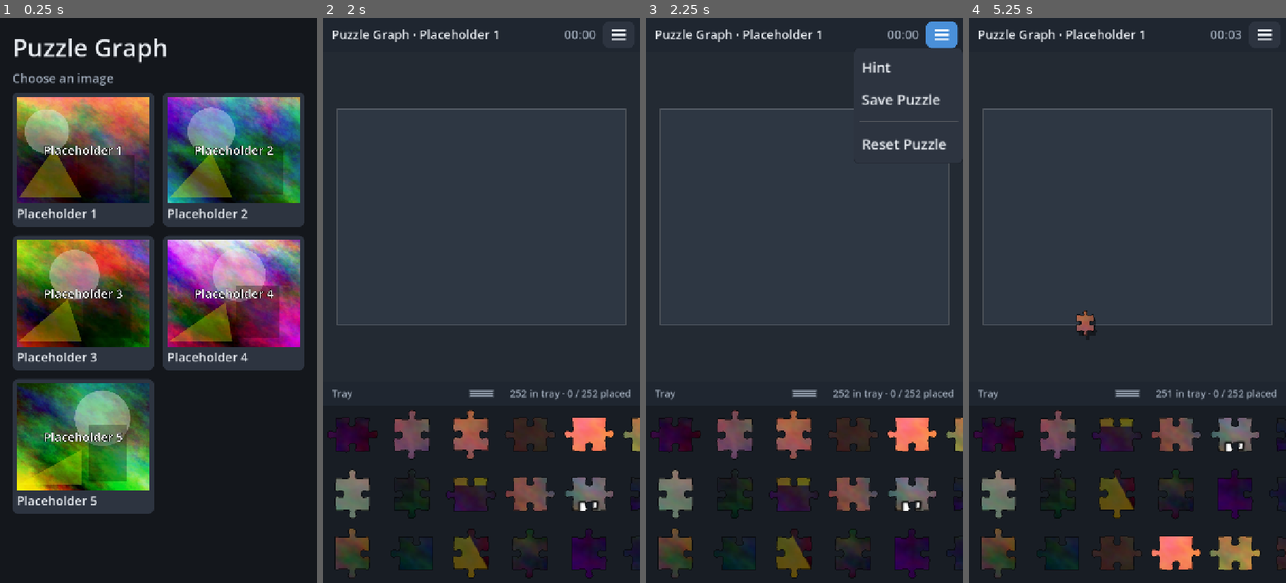
Above: before the commit, frames 1-4 (left to right).
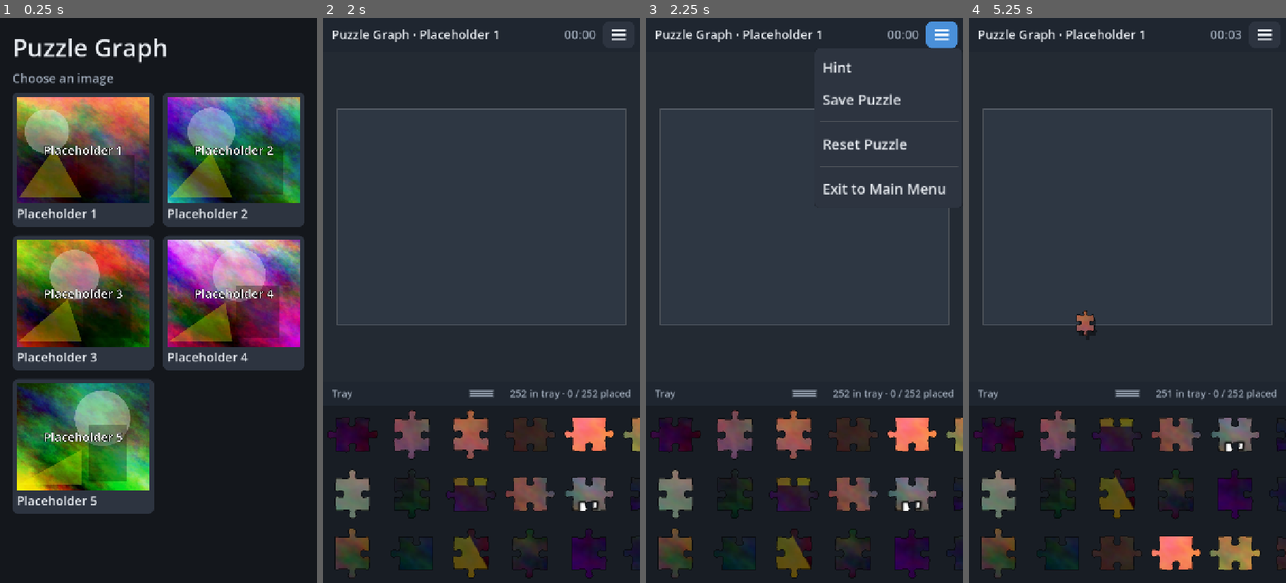
Above: after the commit, the same moments.

Repository: Malverma/PuzzleGraph
Game: Godot game, scene res://scenes/home.tscn
The game is run twice, just before and just after one commit, with the same random seed, the same clock (stepped at 60 frames per second) and the same inputs.
Inputs (mouse positions are in pixels of both pictures, inside the frame that each line leads up to):
- Up to frame 1 (0.25 s): no input
- Up to frame 2 (2 s): click (405, 159) at 0.52 s; click "Start" at 1.25 s
- Up to frame 3 (2.25 s): click (940, 34) at 2.02 s
- Up to frame 4 (5.25 s): tap Enter at 2.75, 4.25 s; move the mouse to (1197, 272) at 2.77 s; click (1197, 272) at 2.92 s; tap Space at 3.5, 5 s; drag from (1064, 328) to (1111, 413) at 3.52 s; move the mouse to (1159, 176) at 4.27 s; click (1159, 176) at 4.42 s; drag from (1111, 413) to (1032, 215) at 5.02 s

Frames 1-2 are identical in both runs. In frame 3, 1.6% of the frame differs, in the area x 53-99%, y 7-34%; in frame 4, nothing differs.

Commit message:
Add Exit to Main Menu with unsaved-progress prompt
The play menu gets an "Exit to Main Menu" item. If anything changed since
the last save (manual or auto), a dialog asks before leaving, offering
Save & Leave, Leave and Cancel; otherwise it exits straight away.

Co-Authored-By: Claude Opus 5.5 <noreply@anthropic.com>

Diff:
--- a/scripts/play/play.gd
+++ b/scripts/play/play.gd
@@ -7,7 +7,7 @@
 const DragOverlay := preload("res://scripts/play/drag_overlay.gd")
 
 enum Mode { NONE, PIECE_DRAG, PAN, PINCH, TRAY_PENDING, TRAY_SCROLL, DIVIDER, MINIMAP }
-enum MenuItem { HINT, SAVE, RESET }
+enum MenuItem { HINT, SAVE, RESET, EXIT }
 
 const TOP_BAR_H := 76.0
 const DIVIDER_H := 52.0
@@ -33,6 +33,8 @@
 var paused := false
 var completed := false
 var menu_open := false
+## True when the puzzle has changed since the last successful save.
+var unsaved := false
 
 var board: Board
 var tray: Tray
@@ -77,6 +79,7 @@
 var _loading: Control
 var _progress: ProgressBar
 var _reset_dialog: ConfirmationDialog
+var _exit_dialog: ConfirmationDialog
 var _sound: AudioStreamPlayer
 
 
@@ -187,12 +190,28 @@
 		_leave()
 
 
-func _leave() -> void:
+func _leave(save := true) -> void:
 	_finish_drag()
-	if running:
+	if running and save:
 		save_game(false)
 	running = false
 	Game.go(Game.SCENE_HOME)
+
+
+## Menu "Exit to Main Menu": leaves directly when everything is saved,
+## otherwise asks first.
+func _request_exit() -> void:
+	_finish_drag()
+	if unsaved:
+		_exit_dialog.popup_centered(Vector2i(600, 0))
+	else:
+		_leave(false)
+
+
+func _on_exit_action(action: StringName) -> void:
+	if action == &"save":
+		_exit_dialog.hide()
+		_leave(true)
 
 
 # --- UI construction ----------------------------------------------------------
@@ -252,6 +271,8 @@
 	popup.add_item("Save Puzzle", MenuItem.SAVE)
 	popup.add_separator()
 	popup.add_item("Reset Puzzle", MenuItem.RESET)
+	popup.add_separator()
+	popup.add_item("Exit to Main Menu", MenuItem.EXIT)
 	popup.id_pressed.connect(_on_menu)
 	popup.about_to_popup.connect(func() -> void: menu_open = true)
 	popup.popup_hide.connect(func() -> void: menu_open = false)
@@ -313,6 +334,16 @@
 	_reset_dialog.confirmed.connect(_do_reset)
 	add_child(_reset_dialog)
 
+	_exit_dialog = ConfirmationDialog.new()
+	_exit_dialog.title = "Leave Puzzle"
+	_exit_dialog.dialog_text = "Your latest progress isn't saved. Are you sure you want to leave?"
+	_exit_dialog.dialog_autowrap = true
+	_exit_dialog.ok_button_text = "Leave"
+	_exit_dialog.add_button("Save & Leave", false, "save")
+	_exit_dialog.confirmed.connect(_leave.bind(false))
+	_exit_dialog.custom_action.connect(_on_exit_action)
+	add_child(_exit_dialog)
+
 	_sound = AudioStreamPlayer.new()
 	_sound.stream = Game.snap_sound
 	add_child(_sound)
@@ -390,7 +421,7 @@
 # --- Input --------------------------------------------------------------------
 
 func _blocked() -> bool:
-	return not running or completed or menu_open or _reset_dialog.visible
+	return not running or completed or menu_open or _reset_dialog.visible or _exit_dialog.visible
 
 
 func _input(event: InputEvent) -> void:
@@ -599,6 +630,7 @@
 			_on_snap()
 		else:
 			model.put_on_board(id, board.clamp_to_workspace(wp))
+	unsaved = true
 	board.refresh()
 	_update_counts()
 	if model.is_complete():
@@ -650,6 +682,8 @@
 			save_game(true)
 		MenuItem.RESET:
 			_reset_dialog.popup_centered(Vector2i(560, 0))
+		MenuItem.EXIT:
+			_request_exit()
 
 
 func give_hint() -> void:
@@ -658,6 +692,7 @@
 		return
 	var id: int = options.pick_random()
 	hints_used += 1
+	unsaved = true
 	board.set_hint(id)
 	tray.set_hint(id)
 	_hint_left = HINT_SECONDS
@@ -682,6 +717,7 @@
 	elapsed = 0.0
 	hints_used = 0
 	_save_pending = false
+	unsaved = true
 	Game.delete_save(Game.image_id)
 	board.reset_view()
 	board.refresh()
@@ -721,6 +757,8 @@
 	if _drag_id >= 0:
 		_finish_drag()
 	var ok := Game.write_save(Game.image_id, save_data())
+	if ok:
+		unsaved = false
 	if manual:
 		_show_toast("Puzzle saved" if ok else "Could not save puzzle")
 	elif ok:
Not shown, changed: spec.md
